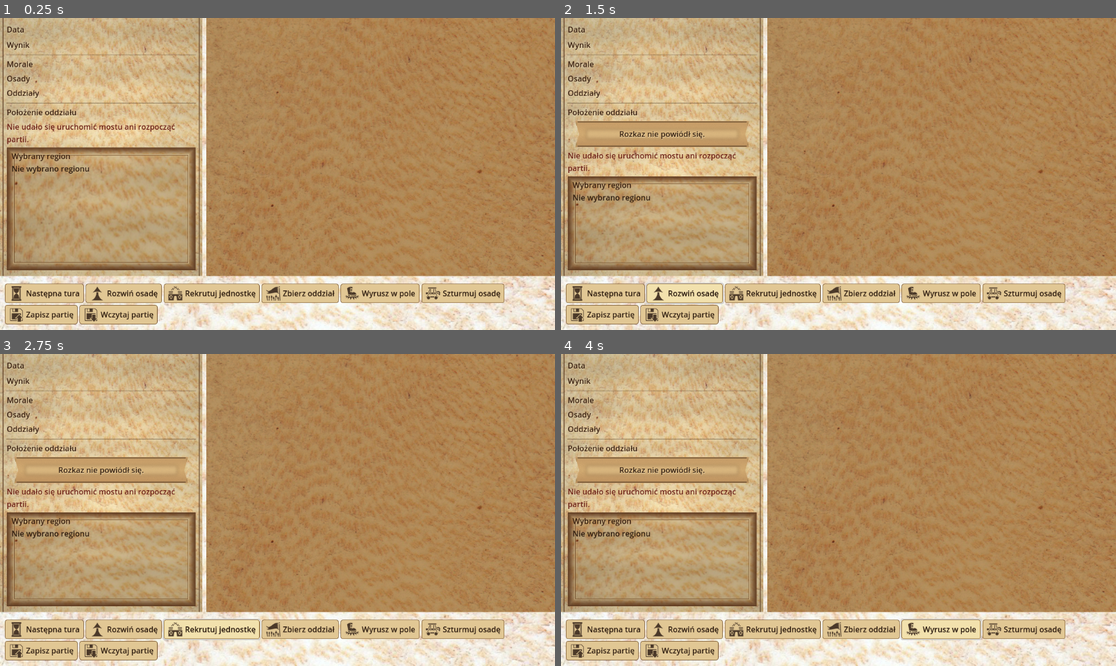
Above: before the commit, frames 1-4 (two rows, left to right).
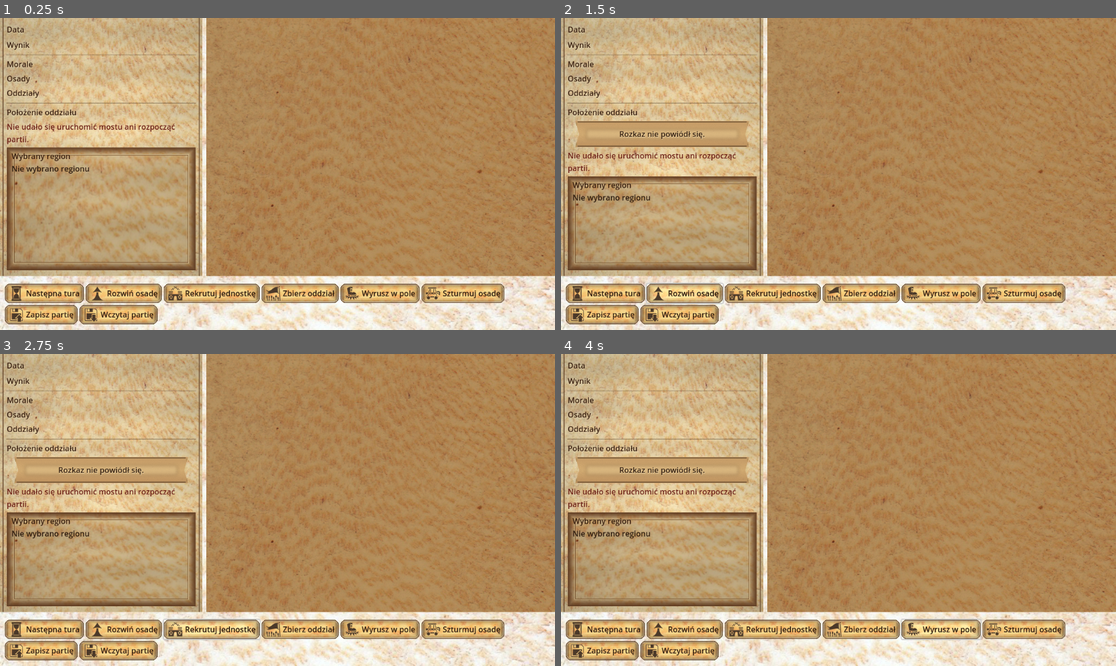
Above: after the commit, the same moments.

Repository: sochiera/total-battle-brothers-for-wesnoth
Game: Godot game, scene res://scenes/main.tscn
Same seed, same stepped clock (60 frames per second), same inputs: the game is played once before the commit and once after it.
Inputs:
- Up to frame 1 (0.25 s): no input
- Up to frame 2 (1.5 s): click "Następna tura" at 0.5 s; click "Rozwiń osadę" at 1.25 s
- Up to frame 3 (2.75 s): click "Rekrutuj jednostkę" at 2 s
- Up to frame 4 (4 s): click "Zbierz oddział" at 2.75 s; click "Wyrusz w pole" at 3.5 s

The runs differ from the first frame. In frame 1, 4.6% of the frame differs, in the area x 0-91%, y 85-99%; in frame 2, 4.6%; in frame 3, 4.7%; in frame 4, 4.6%.

Commit message:
feat: G103.1a [GRAFIKA] — przyciski rozkazów mają teksturowany nośnik, nie StyleBoxFlat

Diff:
--- a/game/scripts/main.gd
+++ b/game/scripts/main.gd
@@ -22,6 +22,14 @@
 # G102.1c: textured frame for the selection readout (not StyleBoxFlat).
 const SELECTED_REGION_PANEL_NODE := "SelectedRegionPanel"
 const SELECTED_REGION_PANEL_RES := "res://assets/selected_region_panel.png"
+# G103.1a: parchment plate for order-bar buttons (not residual StyleBoxFlat).
+const ORDER_BUTTON_PANEL_RES := "res://assets/order_button_panel.png"
+const ORDER_BUTTON_MODULATE_NORMAL := Color(0.96, 0.88, 0.72, 1.0)
+const ORDER_BUTTON_MODULATE_HOVER := Color(1.0, 0.97, 0.86, 1.0)
+const ORDER_BUTTON_MODULATE_PRESSED := Color(0.74, 0.58, 0.4, 1.0)
+const ORDER_BUTTON_FONT_NORMAL := Color(0.18, 0.11, 0.06, 1.0)
+const ORDER_BUTTON_FONT_HOVER := Color(0.14, 0.08, 0.04, 1.0)
+const ORDER_BUTTON_FONT_PRESSED := Color(0.1, 0.05, 0.02, 1.0)
 const SELECTED_REGION_EMPTY_PL := "Nie wybrano regionu"
 # G101.1c: visible ResultLabel value cells (row key is ResultKeyLabel).
 const RESULT_VALUE_BY_CODE := {
@@ -132,50 +140,47 @@
 
 
 func _apply_order_button_state_styles() -> void:
-	## G99.1d: explicit StyleBoxFlat per interaction state on every order button.
-	## Built once here so main.tscn stays free of eight-fold style duplication while
-	## probes still see has_theme_stylebox_override for normal/hover/pressed.
-	var style_by_state := {
-		"normal": _make_order_button_style(
-			Color(0.88, 0.78, 0.58, 1.0), Color(0.42, 0.28, 0.12, 0.9)
-		),
-		"hover": _make_order_button_style(
-			Color(0.95, 0.88, 0.68, 1.0), Color(0.55, 0.38, 0.14, 1.0)
-		),
-		"pressed": _make_order_button_style(
-			Color(0.72, 0.58, 0.38, 1.0), Color(0.32, 0.2, 0.08, 1.0)
-		),
-	}
-	var font_theme_key := {
-		"normal": "font_color",
-		"hover": "font_hover_color",
-		"pressed": "font_pressed_color",
-	}
-	var font_by_state := {
-		"normal": Color(0.18, 0.11, 0.06, 1.0),
-		"hover": Color(0.14, 0.08, 0.04, 1.0),
-		"pressed": Color(0.1, 0.05, 0.02, 1.0),
-	}
+	## G103.1a: explicit StyleBoxTexture per interaction state on every order button.
+	## One credited parchment plate + three modulate signatures (normal / hover /
+	## pressed) keeps main.tscn free of eight-fold style duplication while probes
+	## still see has_theme_stylebox_override and three distinct rendered looks.
+	var texture: Texture2D = load(ORDER_BUTTON_PANEL_RES) as Texture2D
+	if texture == null:
+		return
+	# state_name, modulate, font theme key, font color — single table avoids
+	# three parallel maps drifting out of sync.
+	var state_rows: Array = [
+		["normal", ORDER_BUTTON_MODULATE_NORMAL, "font_color", ORDER_BUTTON_FONT_NORMAL],
+		["hover", ORDER_BUTTON_MODULATE_HOVER, "font_hover_color", ORDER_BUTTON_FONT_HOVER],
+		["pressed", ORDER_BUTTON_MODULATE_PRESSED, "font_pressed_color", ORDER_BUTTON_FONT_PRESSED],
+	]
+	var style_by_state := {}
+	for row: Array in state_rows:
+		style_by_state[row[0]] = _make_order_button_style(texture, row[1])
 	for button: Button in _order_action_buttons():
-		for state_name: String in ["normal", "hover", "pressed"]:
+		for row: Array in state_rows:
+			var state_name: String = row[0]
 			button.add_theme_stylebox_override(
 				state_name, style_by_state[state_name].duplicate()
 			)
-			button.add_theme_color_override(
-				font_theme_key[state_name], font_by_state[state_name]
-			)
-
-
-func _make_order_button_style(bg: Color, border: Color) -> StyleBoxFlat:
-	var style := StyleBoxFlat.new()
-	style.bg_color = bg
-	style.border_color = border
-	style.set_border_width_all(1)
-	style.set_corner_radius_all(4)
+			button.add_theme_color_override(row[2], row[3])
+
+
+func _make_order_button_style(texture: Texture2D, modulate: Color) -> StyleBoxTexture:
+	var style := StyleBoxTexture.new()
+	style.texture = texture
+	style.modulate_color = modulate
 	style.content_margin_left = 8.0
 	style.content_margin_right = 8.0
 	style.content_margin_top = 4.0
 	style.content_margin_bottom = 4.0
+	style.texture_margin_left = 12.0
+	style.texture_margin_top = 10.0
+	style.texture_margin_right = 12.0
+	style.texture_margin_bottom = 10.0
+	# Plate is a non-tileable crop; stretch border regions like selected-region panel.
+	style.axis_stretch_horizontal = StyleBoxTexture.AXIS_STRETCH_MODE_STRETCH
+	style.axis_stretch_vertical = StyleBoxTexture.AXIS_STRETCH_MODE_STRETCH
 	return style
 
 
--- a/game/tests/capture_order_bar_review.gd
+++ b/game/tests/capture_order_bar_review.gd
@@ -1,7 +1,7 @@
 extends SceneTree
 
 
-## One-shot review capture for G99.1d (task-565). Run with a real display
+## One-shot review capture for G103.1a (task-579). Run with a real display
 ## (not --headless): headless uses the dummy renderer and cannot sample pixels.
 ## Writes 1152×648 PNGs under res://screenshots/.
 
@@ -9,8 +9,8 @@
 const SnapshotModel = preload("res://scripts/snapshot_model.gd")
 const VIEWPORT_W := 1152.0
 const VIEWPORT_H := 648.0
-const FRESH_PATH := "res://screenshots/task-565-fresh-order-states-1152x648.png"
-const BATTLE_PATH := "res://screenshots/task-565-visible-battle-1152x648.png"
+const FRESH_PATH := "res://screenshots/task-579-fresh-order-states-1152x648.png"
+const BATTLE_PATH := "res://screenshots/task-579-visible-battle-1152x648.png"
 
 const HOVER_DEMO := ["RecruitButton", "MusterButton", "LoadGameButton"]
 const PRESSED_DEMO := ["MarchButton", "AssaultButton", "SaveGameButton"]
--- a/game/tests/scene_layout_probe.gd
+++ b/game/tests/scene_layout_probe.gd
@@ -295,18 +295,27 @@
 		var button_state: Dictionary = {"found": true}
 		for state_name: String in ["normal", "hover", "pressed"]:
 			var style: StyleBox = button.get_theme_stylebox(state_name)
-			var color: Variant = null
+			var carrier := ""
+			var texture_path := ""
+			var modulate_rgba: Variant = null
 			if style is StyleBoxFlat:
-				var flat: StyleBoxFlat = style as StyleBoxFlat
-				color = [
-					flat.bg_color.r,
-					flat.bg_color.g,
-					flat.bg_color.b,
-					flat.bg_color.a,
+				carrier = "StyleBoxFlat"
+			elif style is StyleBoxTexture:
+				var textured: StyleBoxTexture = style as StyleBoxTexture
+				carrier = "StyleBoxTexture"
+				if textured.texture != null:
+					texture_path = textured.texture.resource_path
+				modulate_rgba = [
+					textured.modulate_color.r,
+					textured.modulate_color.g,
+					textured.modulate_color.b,
+					textured.modulate_color.a,
 				]
 			button_state[state_name] = {
 				"explicit": button.has_theme_stylebox_override(state_name),
-				"background_rgba": color,
+				"carrier": carrier,
+				"texture_path": texture_path,
+				"modulate_rgba": modulate_rgba,
 			}
 		button_state["icon_modulate_rgba"] = [
 			button.get_theme_color("icon_normal_color").r,
Binary file added: game/assets/order_button_panel.png
Not shown, added: game/assets/order_button_panel.png.import
Binary file added: game/screenshots/task-579-fresh-order-states-1152x648.png
Not shown, added: game/screenshots/task-579-fresh-order-states-1152x648.png.import
Binary file added: game/screenshots/task-579-visible-battle-1152x648.png
Not shown, added: game/screenshots/task-579-visible-battle-1152x648.png.import
Not shown, changed: docs/ARCHITECTURE.md
Not shown, changed: game/assets/CREDITS.md
Not shown, changed: tests/test_godot_main_scene_layout.py
